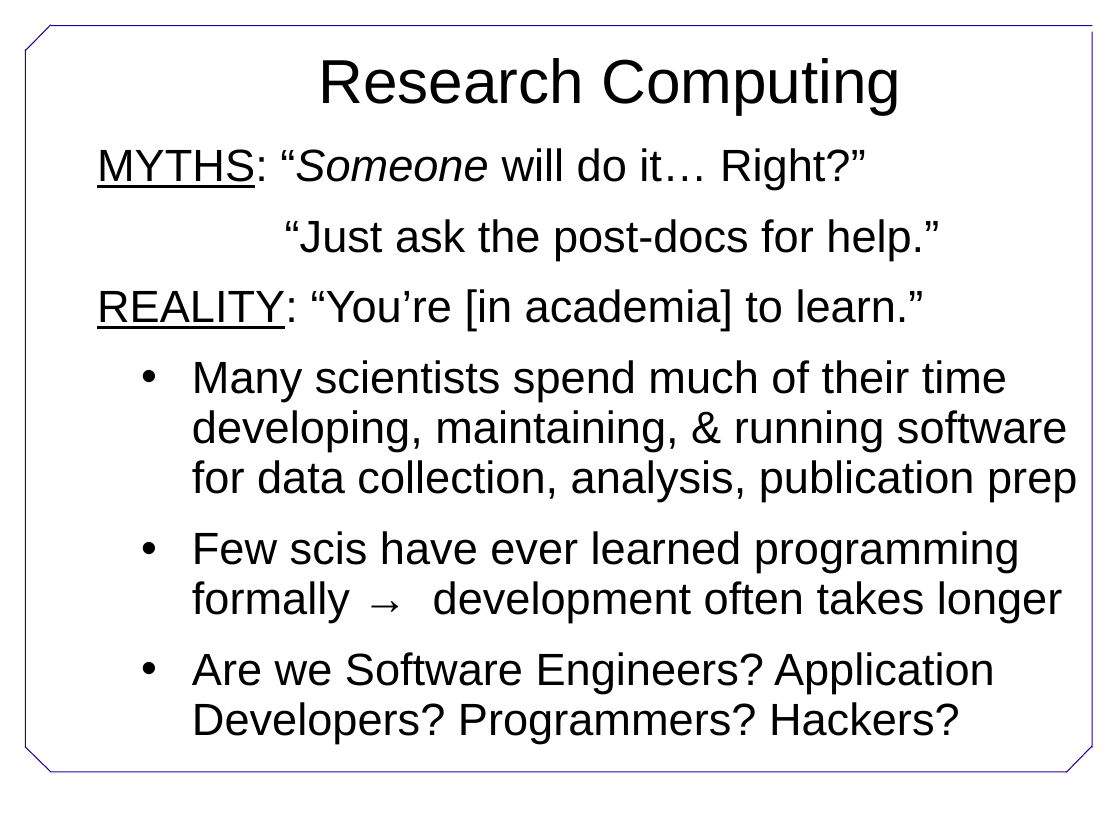
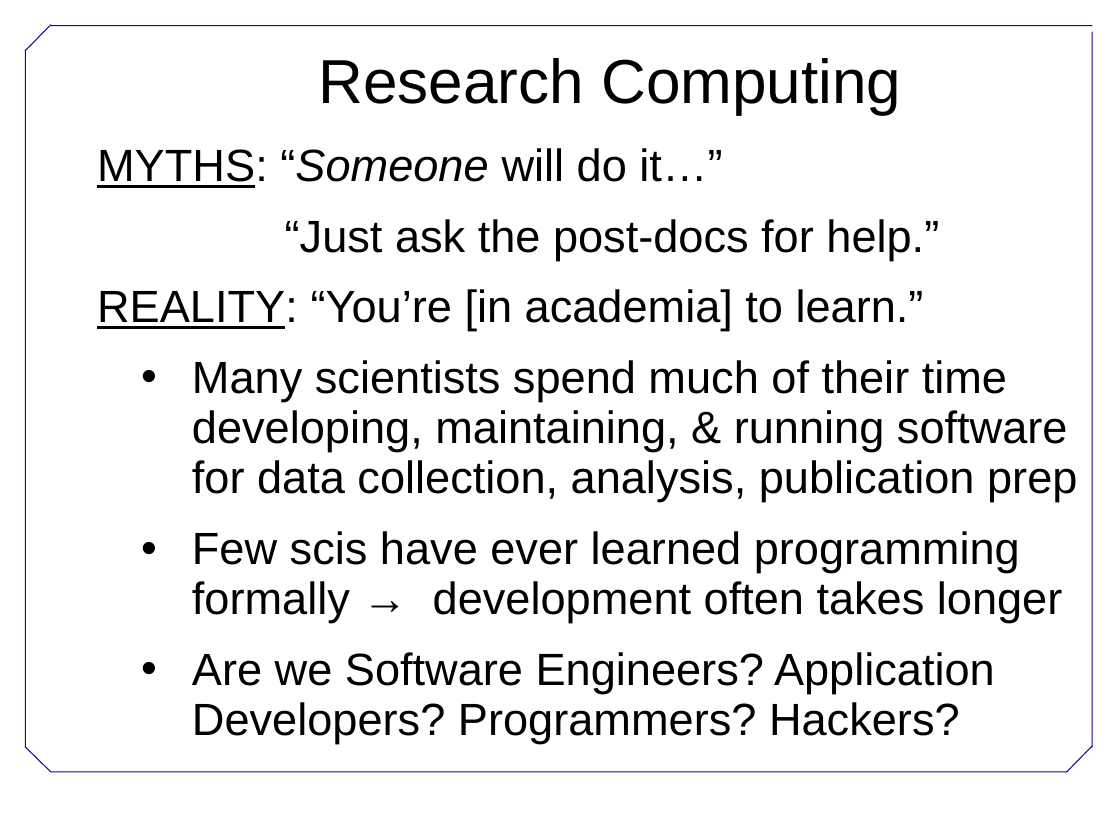
Before and after one commit to megarcia/SWC_Python, a slide deck: slide 1 of SWC_Python.pptx. Drawn at 1120x840 pixels with LibreOffice and Linux fonts; fonts in the diff are those of the drawing; background and template pictures are left out. Boxes give left, top, right and bottom in pixels: in the first picture for what was removed or moved away, otherwise in the second. Text is boxed around its words. In the diff, an @@ line names an element or a change of style, - is before the commit and + after.

```diff
--- a/SWC_Python.pptx
+++ b/SWC_Python.pptx
@@ text at [97, 148, 722, 188]: text changed @@
-MYTHS: “Someone will do it… Right?”
+MYTHS: “Someone will do it…”
```
Also in this commit, not shown: 3 other slides changed.
